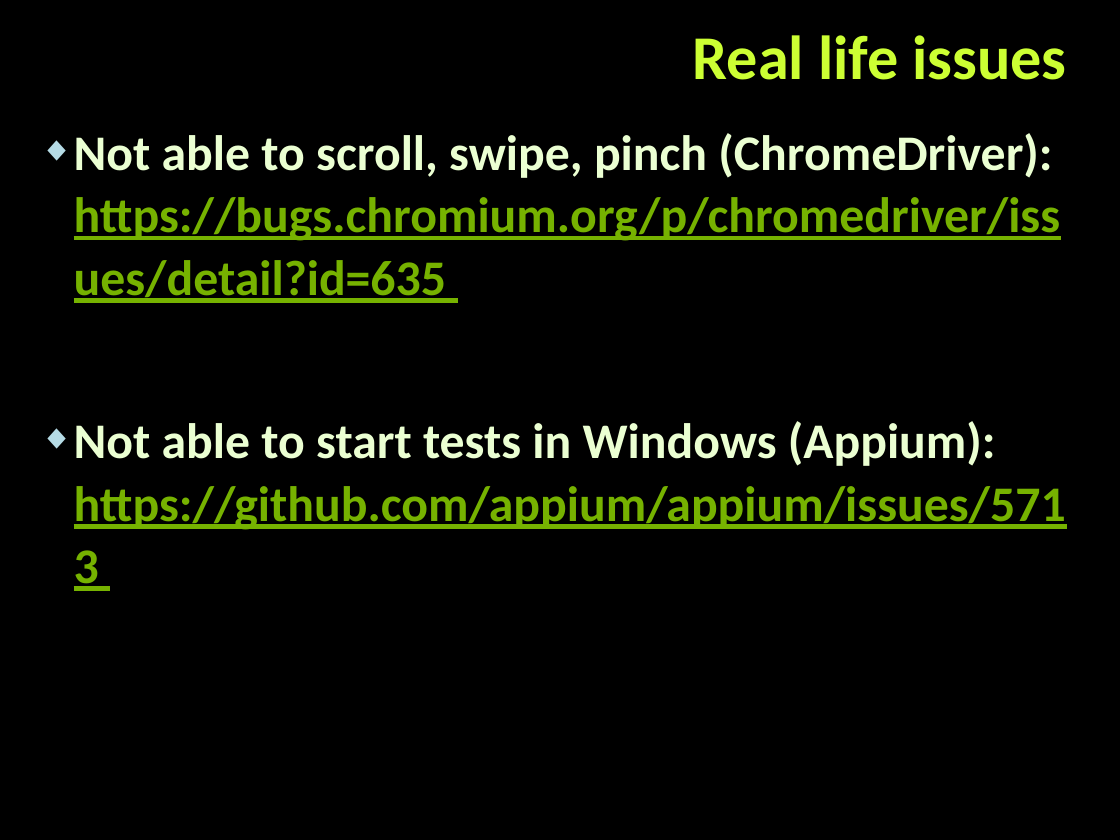
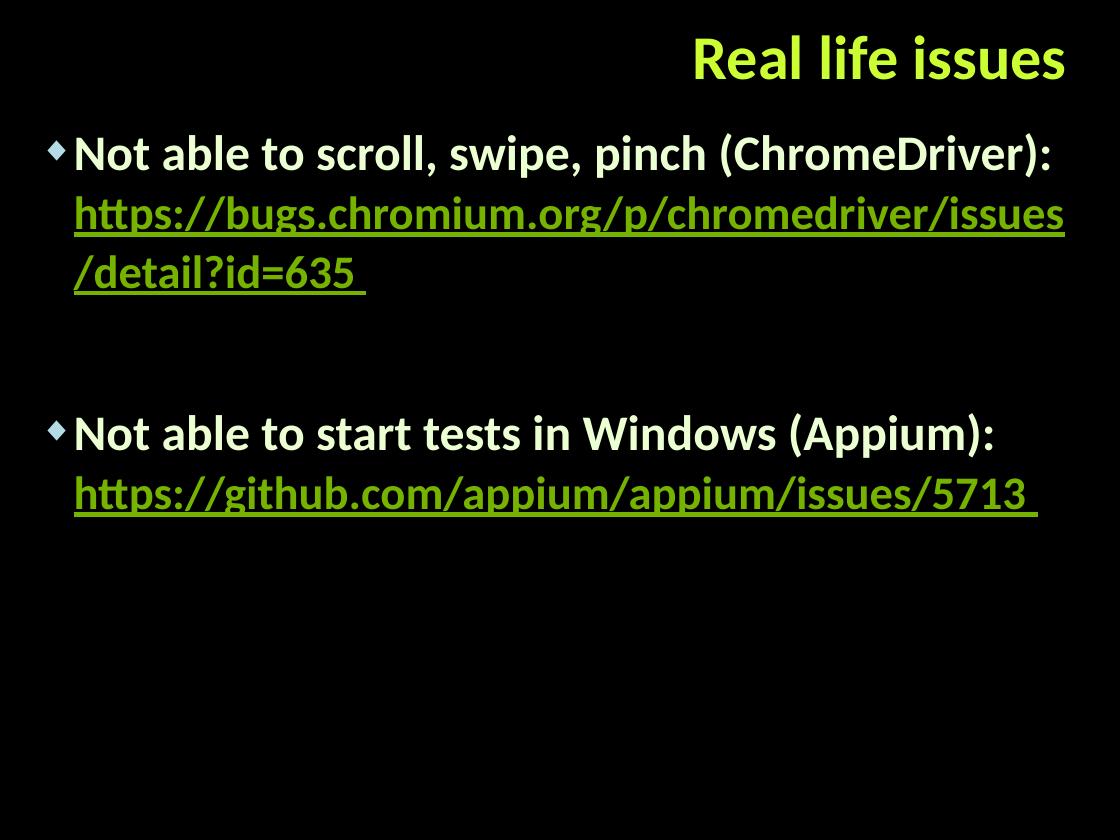
Before and after one commit to naskog/telerik-academy, a slide deck: slide 3 of 2016/appium_web_presentation/appium_workshop.pptx (slide 2 before the commit). Drawn at 1120x840 pixels with LibreOffice and Linux fonts; fonts in the diff are those of the drawing; background and template pictures are left out. Boxes give left, top, right and bottom in pixels: in the first picture for what was removed or moved away, otherwise in the second. Text is boxed around its words. In the diff, an @@ line names an element or a change of style, - is before the commit and + after.

```diff
--- a/2016/appium_web_presentation/appium_workshop.pptx
+++ b/2016/appium_web_presentation/appium_workshop.pptx
@@ text "Not able to scroll, swipe, ..." at box(74, 133, 1065, 517): size 32 to 30 pt in "https://bugs.chromium.org/p/chromedriver/issues/detail?id=63 ...", "https://github.com/appium/appium/issues/5713" @@
```
Also in this commit, not shown: 4 other slides changed, 4 slides added, 1 slide removed.
